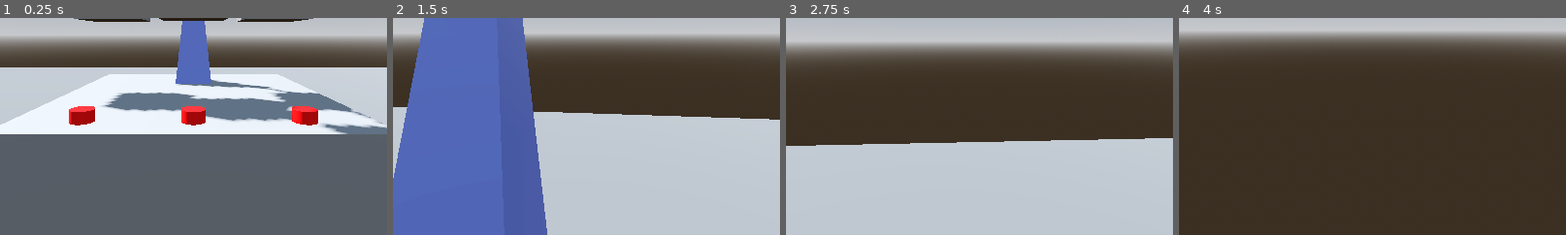
Above: before the commit, frames 1-4 (left to right).
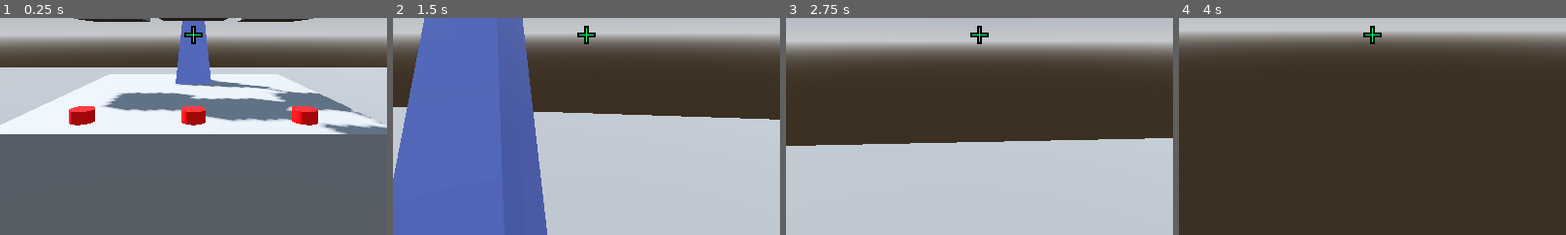
Above: after the commit, the same moments.

Repository: anniesanap/COMP-360-Group-2-Assignment-4
Game: Godot game, scene res://root.tscn
Two runs of this game, one before a commit and one after it. Both use one fixed random seed, a clock stepped at 60 frames per second and the inputs below.
Inputs (mouse positions are % of the whole screen's width and height, from its top left):
- Up to frame 1 (0.25 s): no input
- Up to frame 2 (1.5 s): move the mouse to (55, 50) at 0.52 s; hold E (interact) 0.53-1.28 s; hold W (move_forward) from 0.53 s (still down); tap Space (jump) at 0.77 s; move the mouse to (45, 50) at 1.27 s; tap E (interact) at 1.35 s
- Up to frame 3 (2.75 s): keep holding W (move_forward); tap Space (jump) at 1.52 s; move the mouse to (52, 48) at 2.02 s; hold E (interact) from 2.03 s (still down)
- Up to frame 4 (4 s): keep holding W (move_forward); move the mouse to (49, 52) at 2.77 s; release E (interact) at 2.78 s; tap E (interact) at 2.85 s; tap Space (jump) at 3.02, 3.77 s; tap Enter at 3.5 s; move the mouse to (57, 51) at 3.52 s; hold E (interact) from 3.53 s (still down)
The pictures show only the part of the screen within x 25-75%, y 46-96%; the shares and areas given below are measured in that part.

The runs differ from the first frame. In frame 1, 0.2% of the frame differs, in the area x 47-53%, y 3-13%; in frame 2, 0.2%; in frame 3, 0.2%; in frame 4, 0.2%.

Commit message:
Add crosshair

Diff:
--- a/root.tscn
+++ b/root.tscn
@@ -737,3 +737,35 @@
 
 [node name="buttonMesh" type="MeshInstance3D" parent="button3"]
 mesh = SubResource("CylinderMesh_ha72p")
+
+[node name="crossHair" type="CenterContainer" parent="."]
+anchors_preset = 15
+anchor_right = 1.0
+anchor_bottom = 1.0
+grow_horizontal = 2
+grow_vertical = 2
+mouse_filter = 2
+
+[node name="veritcalSegmentOutline" type="ColorRect" parent="crossHair"]
+custom_minimum_size = Vector2(6, 26)
+layout_mode = 2
+mouse_filter = 2
+color = Color(0, 0, 0, 1)
+
+[node name="horizontalSegmentOutline" type="ColorRect" parent="crossHair"]
+custom_minimum_size = Vector2(26, 6)
+layout_mode = 2
+mouse_filter = 2
+color = Color(0, 0, 0, 1)
+
+[node name="horizontalSegment" type="ColorRect" parent="crossHair"]
+custom_minimum_size = Vector2(22, 2)
+layout_mode = 2
+mouse_filter = 2
+color = Color(0, 1, 0.439216, 1)
+
+[node name="veritcalSegment" type="ColorRect" parent="crossHair"]
+custom_minimum_size = Vector2(2, 22)
+layout_mode = 2
+mouse_filter = 2
+color = Color(0, 1, 0.439216, 1)
